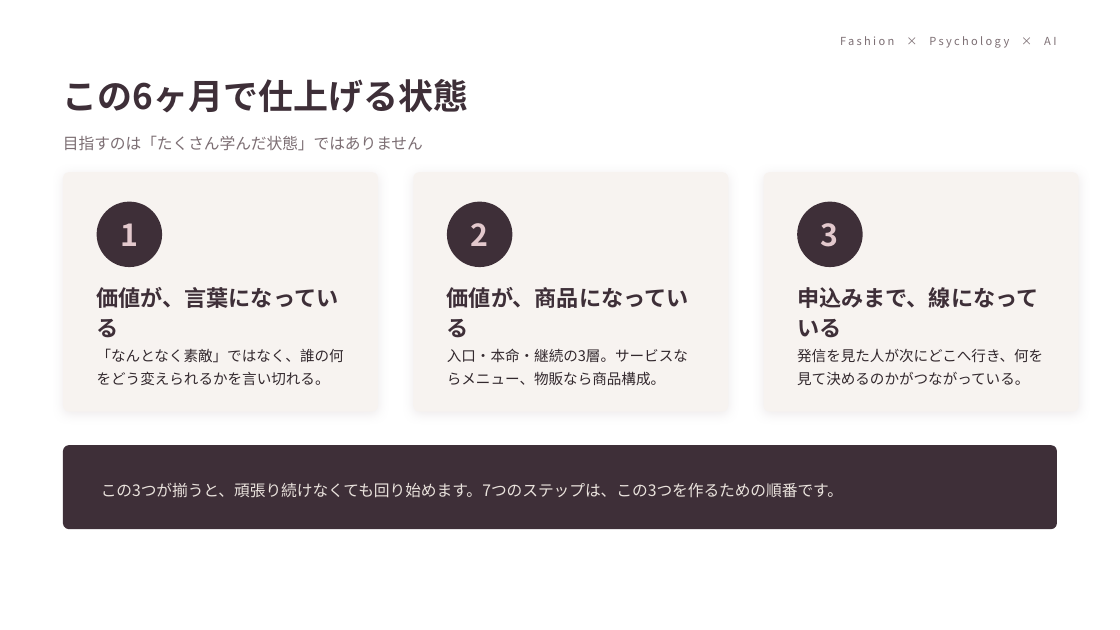
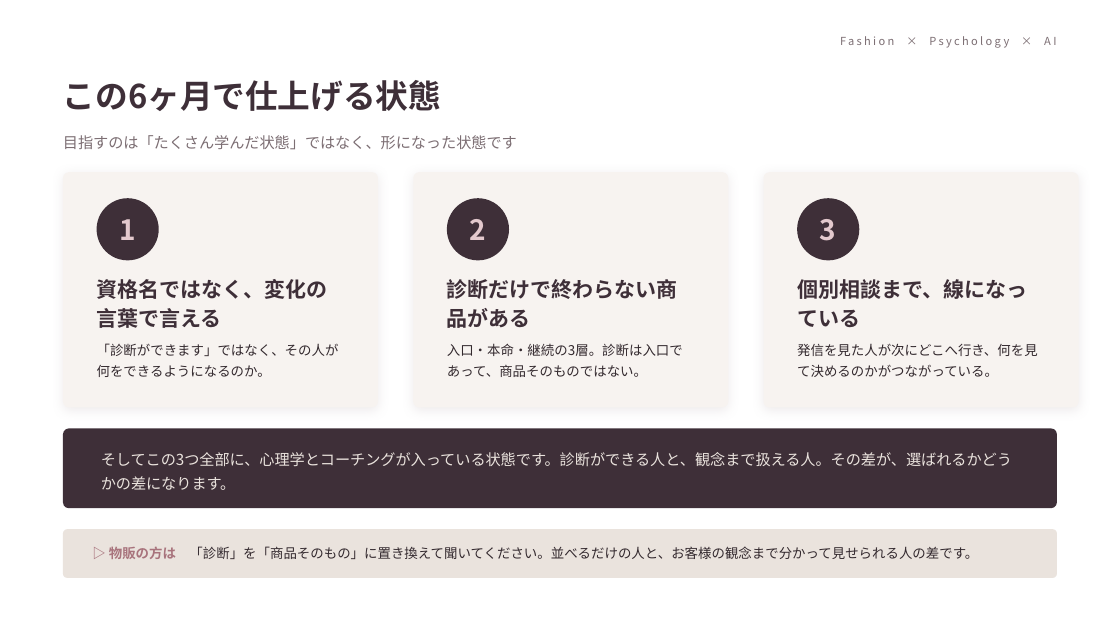
Before and after one commit to fashio17/potential-lamp, a slide deck: slide 2 of fashion-7steps/ファッション起業7つのステップ.pptx. Drawn at 1120x630 pixels with LibreOffice and Linux fonts; fonts in the diff are those of the drawing. Boxes give left, top, right and bottom in pixels: in the first picture for what was removed or moved away, otherwise in the second. Text is boxed around its words. In the diff, an @@ line names an element or a change of style, - is before the commit and + after.

```diff
--- a/fashion-7steps/ファッション起業7つのステップ.pptx
+++ b/fashion-7steps/ファッション起業7つのステップ.pptx
@@ text "この6ヶ月で仕上げる状態" at <box>63,80,441,111</box>: size 30 to 28 pt @@
@@ text at <box>63,135,517,150</box>: text changed; size 13.5 to 13 pt @@
-目指すのは「たくさん学んだ状態」ではありません
+目指すのは「たくさん学んだ状態」ではなく、形になった状態です
@@ rounded rectangle: place and size @@
-rounded rectangle at <box>63,172,378,412</box>
+rounded rectangle at <box>63,172,378,408</box>
@@ rounded rectangle: place and size @@
-rounded rectangle at <box>413,172,728,412</box>
+rounded rectangle at <box>413,172,728,408</box>
@@ rounded rectangle: place and size @@
-rounded rectangle at <box>764,172,1079,412</box>
+rounded rectangle at <box>764,172,1079,408</box>
@@ ellipse: place and size @@
-ellipse at <box>97,202,162,267</box>
+ellipse at <box>97,198,159,260</box>
@@ size 26 to 24 pt in 3 elements at <box>820,219,837,241</box>, <box>119,219,136,240</box>, <box>470,219,487,240</box> @@
@@ ellipse: place and size @@
-ellipse at <box>447,202,513,267</box>
+ellipse at <box>447,198,509,260</box>
@@ ellipse: place and size @@
-ellipse at <box>797,202,863,267</box>
+ellipse at <box>797,198,860,260</box>
@@ text at <box>97,279,328,328</box>: text changed; size 19 to 18 pt @@
-価値が、言葉になっている
+資格名ではなく、変化の言葉で言える
@@ text at <box>447,279,678,328</box>: text changed; size 19 to 18 pt @@
-価値が、商品になっている
+診断だけで終わらない商品がある
@@ text at <box>797,279,1027,327</box>: text changed; size 19 to 18 pt @@
-申込みまで、線になっている
+個別相談まで、線になっている
@@ text at <box>97,343,339,377</box>: text changed; size 12.5 to 11.5 pt @@
-「なんとなく素敵」ではなく、誰の何をどう変えられるかを言い切れる。
+「診断ができます」ではなく、その人が何をできるようになるのか。
@@ text at <box>447,343,683,377</box>: text changed; size 12.5 to 11.5 pt @@
-入口・本命・継続の3層。サービスならメニュー、物販なら商品構成。
+入口・本命・継続の3層。診断は入口であって、商品そのものではない。
@@ text "発信を見た人が次にどこへ行き、何を見て決めるのかがつながっている。" at <box>797,344,1038,377</box>: size 12.5 to 11.5 pt; line spacing 19pt to 18pt @@
@@ rounded rectangle: place and size @@
-rounded rectangle at <box>63,445,1057,529</box>
+rounded rectangle at <box>63,429,1057,508</box>
@@ rounded rectangle at <box>63,429,1057,508</box>: proportions changed @@
@@ text at <box>101,452,1012,490</box>: text changed; size 13.5 to 13 pt @@
-この3つが揃うと、頑張り続けなくても回り始めます。7つのステップは、この3つを作るための順番です。
+そしてこの3つ全部に、心理学とコーチングが入っている状態です。診断ができる人と、観念まで扱える人。その差が、選ばれるかどうかの差になります。
@@ rounded rectangle added at <box>63,529,1057,578</box>, fill #EAE3DD @@
@@ text added at <box>109,546,978,559</box>, 11.5 pt, text #33292E @@
+▷ 物販の方は 「診断」を「商品そのもの」に置き換えて聞いてください。並べるだけの人と、お客様の観念まで分かって見せられる人の差です。
```
Also in this commit, not shown: 15 other slides changed, 6 slides added, 6 slides removed, 4 other files.
